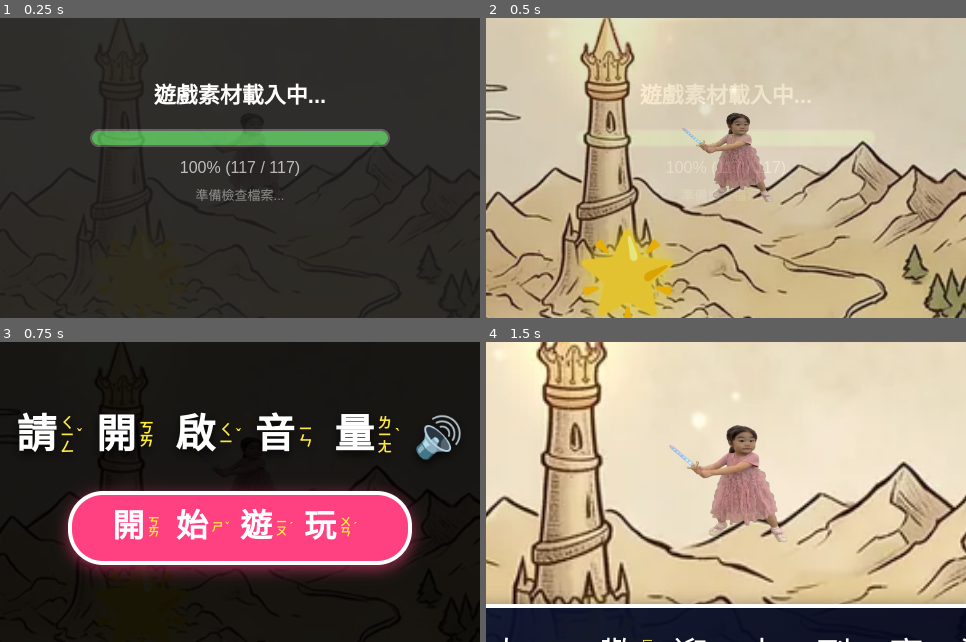
Above: before the commit, frames 1-4 (two rows, left to right).
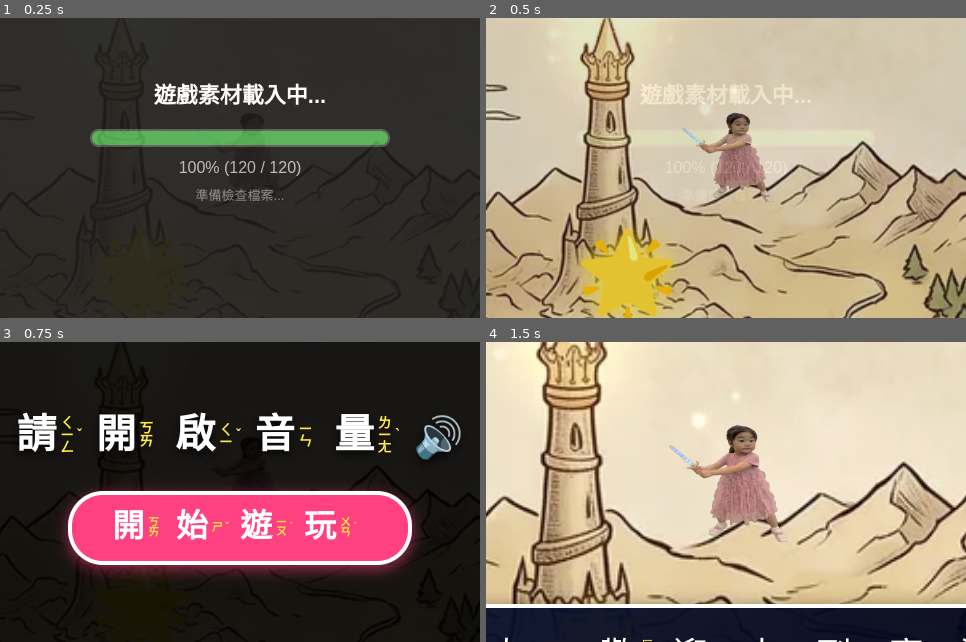
Above: after the commit, the same moments.

Repository: yihsien113/beibei_games_1
Game: browser game, page index.html
Same seed, same stepped clock (60 frames per second), same inputs: the game is played once before the commit and once after it.
Inputs (mouse positions are % of the whole screen's width and height, from its top left):
- Up to frame 1 (0.25 s): no input
- Up to frame 2 (0.5 s): click (50, 50) at 0.27 s
- Up to frame 3 (0.75 s): no input
- Up to frame 4 (1.5 s): hold Right from 1.03 s (still down); click (50, 60) at 1.07 s; tap Space at 1.1 s
The pictures show only the part of the screen within x 25-75%, y 28-78%; the shares and areas given below are measured in that part.

The runs differ from the first frame. In frame 1, 0.4% of the frame differs, in the area x 37-63%, y 47-53%; in frame 2, less than 0.1%; in frame 3, nothing differs; in frame 4, nothing differs.

Commit message:
增加冰雪公主

Diff:
--- a/assets-manifest.js
+++ b/assets-manifest.js
@@ -7,11 +7,10 @@
 //更新項目v2.5:修正map13無圖片的問題.修正map5選擇難度排版問題
 //更新項目v2.6:增加人物-小志1.小志2,增加關卡14以及相關素材
 //更新項目v2.6.2:修改飛車男孩說明文字錯誤
-//更新項目v2.7.0:
 
 
 // 素材清單
-const CACHE_NAME = 'dollhouse-game-v2.7.0';
+const CACHE_NAME = 'dollhouse-game-v2.6.2';
 //              有擴充時更新版本數字↑↑↑↑
 
 const GAME_ASSETS = [
@@ -72,6 +71,9 @@
   'assets/player/han5-1.webp',
   'assets/player/han5-2.webp',
   'assets/player/han5-3.webp',
+  'assets/player/han6-1.webp',
+  'assets/player/han6-2.webp',
+  'assets/player/han6-3.webp',
   'assets/player/chih1-1.webp',
   'assets/player/chih1-2.webp',
   'assets/player/chih1-3.webp',
--- a/index.html
+++ b/index.html
@@ -377,7 +377,7 @@
   <div id="top-bar">
     <div style="display: flex; align-items: center; gap: 12px;">
       <div id="hud"> ⭐ <span id="coinDisplay">0</span></div>
-      <!-- 🌟 點擊觸發顯示公告的按鈕 -->
+
       <div id="version-display" onclick="showUpdateNotice()"></div>
     </div>
 
@@ -594,12 +594,12 @@
     // 👇 3. 【這是公告內容】
     const UPDATE_LOG = `
       <p>✨ <b>
-
-
-
-
-
-        </b></p>
+        <ruby>增<rt>ㄗㄥ</rt></ruby>
+        <ruby>加<rt>ㄐㄧㄚ</rt></ruby>
+        <ruby>冰<rt>ㄅㄧㄥ</rt></ruby>
+        <ruby>雪<rt>ㄒㄩㄝˇ</rt></ruby>
+        <ruby>公<rt>ㄍㄨㄥ</rt></ruby>
+        <ruby>主<rt>ㄓㄨˇ</rt></ruby>
         `;
 
     function showUpdateNotice() {
--- a/player.js
+++ b/player.js
@@ -178,6 +178,58 @@
       }
     }
   },
+  'han6': {
+    name: '冰雪公主', prefix: 'han6', size: 165, hitboxOffsetX: 120, hitboxOffsetY: 0, hitboxRadius: 55,
+    drawEffect: (ctx, p, startX, startY, targetX, targetY) => {
+      ctx.save();
+
+      if (p < 0.7) {
+        // 前段 (p < 0.7)：丟出冷風與旋轉雪花
+        const flyP = p / 0.7;
+        const currentX = startX + (targetX - startX) * flyP;
+        const currentY = startY + (targetY - startY) * flyP;
+
+        ctx.translate(currentX, currentY);
+        ctx.rotate(flyP * Math.PI * 6); // 讓雪花帶有旋轉效果
+
+        ctx.globalAlpha = 0.9;
+        ctx.font = '60px sans-serif';
+        ctx.textAlign = 'center';
+        ctx.textBaseline = 'middle';
+        ctx.fillText('❄️', 0, 0);
+
+        // 加上冷風的視覺殘影
+        ctx.globalAlpha = 0.6 * (1 - flyP * 0.3);
+        ctx.font = '45px sans-serif';
+        ctx.fillText('💨', -40, 20);
+      } else {
+        // 後段 (p >= 0.7)：在攻擊區域把敵人變成冰塊[cite: 1]
+        const freezeP = (p - 0.7) / 0.3;
+        ctx.translate(targetX, targetY);
+
+        // 設定 globalAlpha 讓冰塊具有穿透感的透明度
+        ctx.globalAlpha = 0.7 - (freezeP * 0.2);
+
+        // 藍色大 emoji (冰塊) 隨時間稍微膨脹
+        const iceSize = 130 + freezeP * 20;
+        ctx.font = `${iceSize}px sans-serif`;
+        ctx.textAlign = 'center';
+        ctx.textBaseline = 'middle';
+        ctx.fillText('🧊', 0, 0);
+
+        // 在冰塊周圍點綴散開的細碎冷氣/小雪花
+        ctx.globalAlpha = 0.9 * (1 - freezeP);
+        ctx.font = '35px sans-serif';
+        for (let i = 0; i < 5; i++) {
+          const angle = (i * Math.PI * 2) / 5 + freezeP;
+          const dist = 70 + freezeP * 40; // 向外擴散
+          ctx.fillText('❄️', Math.cos(angle) * dist, Math.sin(angle) * dist);
+        }
+      }
+
+      ctx.restore();
+    }
+  },
   'chih1': {
     name: '揮劍里長', prefix: 'chih1', size: 160, hitboxOffsetX: 100, hitboxOffsetY: 0, hitboxRadius: 40,
     drawEffect: (ctx, p, startX, startY, targetX, targetY) => {
--- a/sticker.html
+++ b/sticker.html
@@ -448,6 +448,13 @@
     onGetEffect: '',
     effect: ''
   },
+  { id: 'shan6', src: 'assets/player/han6-1.webp',
+    name: '<ruby>冰<rt>ㄅㄧㄥ</rt></ruby><ruby>雪<rt>ㄒㄩㄝˇ</rt></ruby><ruby>公<rt>ㄍㄨㄥ</rt></ruby><ruby>主<rt>ㄓㄨˇ</rt></ruby>',
+    condition: '<ruby>獲<rt>ㄏㄨㄛˋ</rt></ruby><ruby>得<rt>ㄉㄜˊ</rt></ruby><ruby>公<rt>ㄍㄨㄥ</rt></ruby><ruby>主<rt>ㄓㄨˇ</rt></ruby>',
+    cost: 0,
+    onGetEffect: '',
+    effect: ''
+  },
   { id: 'schih1', src: 'assets/sticker/chih1.webp',
     name: '<ruby>揮<rt>ㄏㄨㄟ</rt></ruby><ruby>劍<rt>ㄐㄧㄢˋ</rt></ruby><ruby>里<rt>ㄌㄧˇ</rt></ruby><ruby>長<rt>ㄓㄤˇ</rt></ruby>',
     condition: '<ruby>獲<rt>ㄏㄨㄛˋ</rt></ruby><ruby>得<rt>ㄉㄜˊ</rt></ruby><ruby>里<rt>ㄌㄧˇ</rt></ruby><ruby>長<rt>ㄓㄤˇ</rt></ruby>',
--- a/sw.js
+++ b/sw.js
@@ -1,5 +1,4 @@
-//           Version:  2.7.0
-
+//           Version:  2.6.2
 //需要更新時修改版本數字↑↑↑↑
 // 引用素材清單
 importScripts('./assets-manifest.js');
--- a/wardrobe.html
+++ b/wardrobe.html
@@ -279,14 +279,21 @@
           <button class="btn btn-buy" data-btn="han5" onclick="buyOrEquip('han5', 40)"></button>
         </div>
 
-        <!-- 角色 6：揮劍里長 -->
+        <!-- 角色 6：冰雪公主 -->
+        <div class="char-card" data-char="han6">
+          <img src="assets/player/han6-1.webp" alt="冰雪公主">
+          <div class="char-name"><ruby>冰<rt>ㄅㄧㄥ</rt></ruby><ruby>雪<rt>ㄒㄩㄝˇ</rt></ruby><ruby>公<rt>ㄍㄨㄥ</rt></ruby><ruby>主<rt>ㄓㄨˇ</rt></ruby></div>
+          <button class="btn btn-buy" data-btn="han6" onclick="buyOrEquip('han6', 40)"></button>
+        </div>
+
+        <!-- 角色 7：揮劍里長 -->
         <div class="char-card" data-char="chih1">
           <img src="assets/player/chih1-1.webp" alt="揮劍里長">
           <div class="char-name"><ruby>揮<rt>ㄏㄨㄟ</rt></ruby><ruby>劍<rt>ㄐㄧㄢˋ</rt></ruby><ruby>里<rt>ㄌㄧˇ</rt></ruby><ruby>長<rt>ㄓㄤˇ</rt></ruby></div>
           <button class="btn btn-buy" data-btn="chih1" onclick="buyOrEquip('chih1', 5)"></button>
         </div>
 
-        <!-- 角色 7：弓箭男孩 -->
+        <!-- 角色 8：弓箭男孩 -->
         <div class="char-card" data-char="chih2">
           <img src="assets/player/chih2-1.webp" alt="飛車男孩">
           <div class="char-name"><ruby>飛<rt>ㄈㄟ</rt></ruby><ruby>車<rt>ㄔㄜ</rt></ruby><ruby>男<rt>ㄋㄢˊ</rt></ruby><ruby>孩<rt>ㄏㄞˊ</rt></ruby></div>
@@ -321,6 +328,7 @@
     let ownsHan3 = localStorage.getItem('owns_han3') === 'true';
     let ownsHan4 = localStorage.getItem('owns_han4') === 'true';
     let ownsHan5 = localStorage.getItem('owns_han5') === 'true';
+    let ownsHan6 = localStorage.getItem('owns_han6') === 'true';
     let ownsChih1 = localStorage.getItem('owns_chih1') === 'true';
     let ownsChih2 = localStorage.getItem('owns_chih2') === 'true';
 
@@ -346,13 +354,15 @@
 
     const charImages = {
       han1: new Image(), han2: new Image(), han3: new Image(),
-      han4: new Image(), han5: new Image(), chih1: new Image(), chih2: new Image()
+      han4: new Image(), han5: new Image(), han6: new Image(),
+      chih1: new Image(), chih2: new Image()
     };
     charImages.han1.src = 'assets/player/han1-1.webp';
     charImages.han2.src = 'assets/player/han2-1.webp';
     charImages.han3.src = 'assets/player/han3-1.webp';
     charImages.han4.src = 'assets/player/han4-1.webp';
     charImages.han5.src = 'assets/player/han5-1.webp';
+    charImages.han6.src = 'assets/player/han6-1.webp';
     charImages.chih1.src = 'assets/player/chih1-1.webp';
     charImages.chih2.src = 'assets/player/chih2-1.webp';
 
@@ -461,6 +471,7 @@
       updateCardState('han3', equipped === 'han3', ownsHan3, TEXT_BUY_40);
       updateCardState('han4', equipped === 'han4', ownsHan4, TEXT_BUY_40);
       updateCardState('han5', equipped === 'han5', ownsHan5, TEXT_BUY_40);
+      updateCardState('han6', equipped === 'han6', ownsHan6, TEXT_BUY_40);
       updateCardState('chih1', equipped === 'chih1', ownsChih1, TEXT_BUY_5);
       updateCardState('chih2', equipped === 'chih2', ownsChih2, TEXT_BUY_40);
       if (window.Bopomofo && typeof window.Bopomofo.render === 'function') window.Bopomofo.render();
@@ -489,6 +500,7 @@
           if (charKey === 'han3') ownsHan3 = true;
           if (charKey === 'han4') ownsHan4 = true;
           if (charKey === 'han5') ownsHan5 = true;
+          if (charKey === 'han6') ownsHan6 = true;
           if (charKey === 'chih1') ownsChih1 = true;
           if (charKey === 'chih2') ownsChih2 = true;
 
Binary file added: assets/player/han6-1.webp
Binary file added: assets/player/han6-2.webp
Binary file added: assets/player/han6-3.webp
